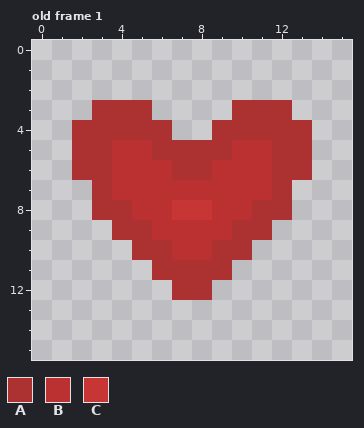
Pixel-art file: wcale-nie-noita/skill1.aseprite. Above: the version before the commit.
16x16 pixels, 1 frame. Colours within 5 levels of each other are drawn and written as one. Shown: old frame 1. The commit also changed other frames, which this record leaves out.
Palette (. is transparent): A #ac3232  B #bb3131  C #c83535
Pixels before, old frame 1, first column x 2:
 3 .AAA....AAA.
 4 AAAAA..AAAAA
 5 AABBAAAABBAA
 6 AABBBAABBBAA
 7 .ABBBBBBBBA.
 8 .AABBCCBBAA.
 9 ..AABBBBAA..
10 ...AABBAA...
11 ....AAAA....
12 .....AA.....
New version:
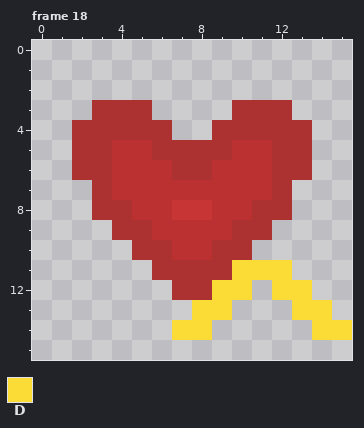
Colours new in this view: D #fbdb36
A new or re-ordered frame is compared with the old frame closest to it.
Author's note on the commit: Added Skills shop
Difference:
frames 1 -> 27
Changed rows in their new state; - is an unchanged pixel.
Frame 18 is new; against old frame 1:
first column x 7:
11 ---DDD---
12 --DD-DD--
13 -DD---DD-
14 DD-----DD
Where, in picture pixels (left, top, right, bottom), the same in both pictures:
added: (172, 260, 352, 340)
